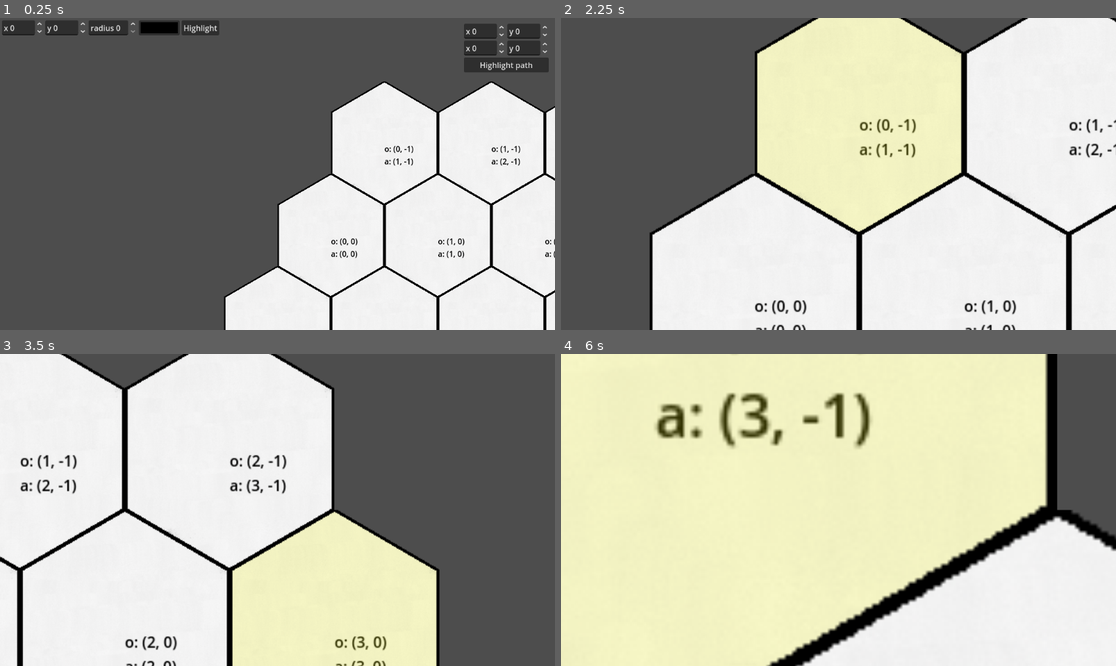
Above: before the commit, frames 1-4 (two rows, left to right).
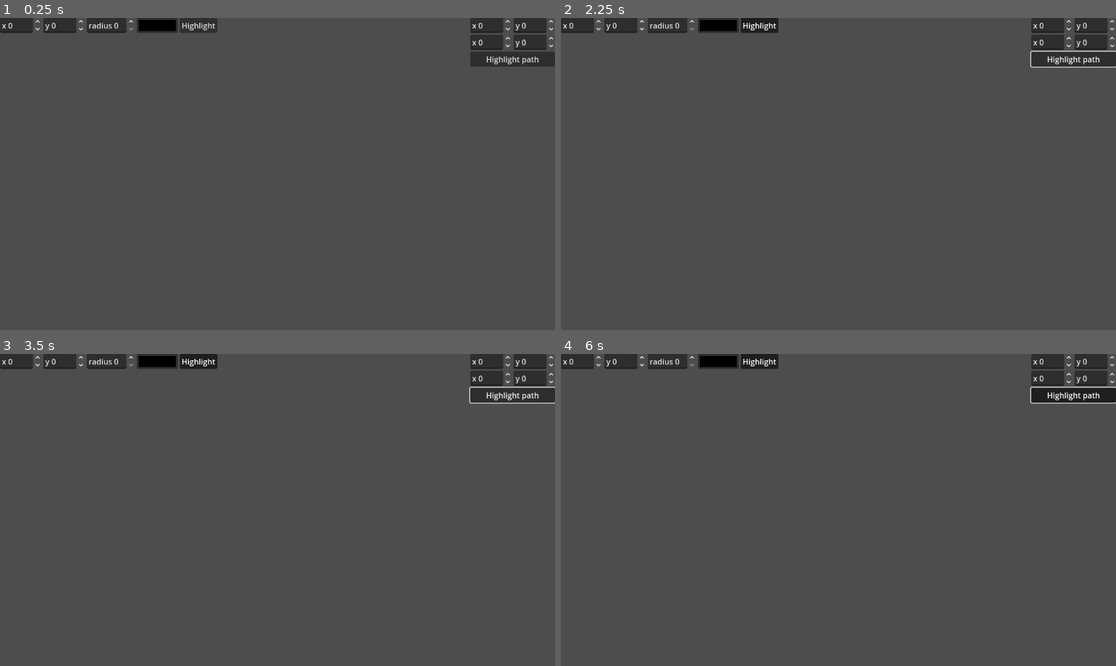
Above: after the commit, the same moments.

Repository: MHryciuk1/tactician
Game: Godot game, scene res://nodes/Tests/hex_grid_test.tscn
Two runs of this game, one before a commit and one after it. Both use one fixed random seed, a clock stepped at 60 frames per second and the inputs below.
Inputs (mouse positions are in pixels of both pictures, inside the frame that each line leads up to):
- Up to frame 1 (0.25 s): no input
- Up to frame 2 (2.25 s): click "Highlight" at 0.5 s; click "Highlight path" at 1.25 s; tap Enter at 2 s; move the mouse to (960, 158) at 2.02 s; hold D (Right) from 2.03 s (still down); tap Mouse wheel up (Zoom_In) at 2.1 s; click (960, 158) at 2.17 s
- Up to frame 3 (3.5 s): release D (Right) at 2.75 s; drag from (166, 525) to (249, 572) at 2.77 s
- Up to frame 4 (6 s): tap Space at 3.5, 5 s; move the mouse to (894, 441) at 3.52 s; hold D (Right) 3.53-4.25 s; tap Mouse wheel up (Zoom_In) at 3.6, 5.1 s; tap Enter at 4.25 s; drag from (810, 572) to (672, 463) at 4.27 s; move the mouse to (1005, 556) at 5.02 s; hold A (Left) 5.03-5.75 s; drag from (672, 463) to (755, 432) at 5.77 s

The runs differ from the first frame. In frame 1, 38% of the frame differs, in the area x 0-100%, y 0-100%; in frame 2, 72%; in frame 3, 68%; in frame 4, 95%.
Error after the commit: Invalid access to property or key 'color' on a base object of type 'null instance'. (res://Scripts/hex_grid_test.gd:8)

Commit message:
basic fog of war

Diff:
--- a/Scripts/hex_grid.gd
+++ b/Scripts/hex_grid.gd
@@ -15,6 +15,7 @@
 var cell_data : Dictionary = {}
 @export var hover_highlight_color : Color = Color.RED
 @onready var highlight_layer : TileMapLayer = %Highlight_Layer
+@onready var fog_layer : TileMapLayer = %Fog_Layer
 #kept as a sepreate function to make switching the representation of cell_data easier
 func insert_to_cell_data(data, cord) ->void:
 
@@ -136,7 +137,12 @@
 	if not erase:
 		var data : TileData= highlight_layer.get_cell_tile_data(hexes[0])
 		data.modulate = color
-	pass
+func obscure_hexes(hexes : Array) -> void:
+	for i in hexes:
+		fog_layer.set_cell(i,0, Vector2i(0,0),0)
+func reveal_hexes(hexes : Array) -> void:
+	for i in hexes:
+		fog_layer.erase_cell(i)
 func set_node_location(node : Node2D, cord : Vector2i) -> void :
 	var data = get_cell_data(cord)
 	if not data:
--- a/Scripts/hex_grid_test.gd
+++ b/Scripts/hex_grid_test.gd
@@ -2,10 +2,10 @@
 @onready var hex_grid = $Hex_Grid
 
 func _on_highlight_toggled(toggled_on: bool) -> void:
-	var x =$Moveable_Camera/Highlight_Container/X.value
-	var y = $Moveable_Camera/Highlight_Container/Y.value
-	var r = $Moveable_Camera/Highlight_Container/R.value
-	var color : Color =  $Moveable_Camera/Highlight_Container/Color_Picker_Button.color
+	var x =$UI/Highlight_Container/X.value
+	var y = $UI/Highlight_Container/Y.value
+	var r = $UI/Highlight_Container/R.value
+	var color : Color =  $Highlight_Container/Color_Picker_Button.color
 	var hexes : Array = hex_grid.get_valid_spaces(Vector2i(x,y),r,false)
 	if(toggled_on):
 		hex_grid.highlight_hexes(hexes,  color)
@@ -15,10 +15,10 @@
 
 
 func _on_highlight_path_toggled(toggled_on: bool) -> void:
-	var x1 = $Moveable_Camera/Path_Container/Cord_1/X.value
-	var y1 = $Moveable_Camera/Path_Container/Cord_1/Y.value
-	var x2 = $Moveable_Camera/Path_Container/Cord_2/X.value
-	var y2 = $Moveable_Camera/Path_Container/Cord_2/Y.value
+	var x1 = $UI/Path_Container/Cord_1/X.value
+	var y1 = $UI/Path_Container/Cord_1/Y.value
+	var x2 = $UI/Path_Container/Cord_2/X.value
+	var y2 = $UI/Path_Container/Cord_2/Y.value
 	var hexes :Array =  hex_grid.get_hexes_along_path_to(Vector2i(x1,y1),Vector2i(x2,y2), false)
 	if not hexes.is_empty():
 		if(toggled_on):
@@ -29,7 +29,9 @@
 
 func _on_hex_grid_cell_left_clicked(cell) -> void:
 	print(str("left clicked on ", cell))
+	hex_grid.obscure_hexes([cell])
 
 
 func _on_hex_grid_cell_right_clicked(cell) -> void:
 	print(str("right clicked on ", cell))
+	hex_grid.reveal_hexes([cell])
--- a/nodes/Tests/hex_grid_test.tscn
+++ b/nodes/Tests/hex_grid_test.tscn
@@ -12,75 +12,78 @@
 
 [node name="Moveable_Camera" parent="." instance=ExtResource("3_w3wsi")]
 
-[node name="Highlight_Container" type="HBoxContainer" parent="Moveable_Camera"]
-offset_left = -572.0
-offset_top = -319.0
-offset_right = -121.0
-offset_bottom = -288.0
+[node name="UI" type="CanvasLayer" parent="."]
+layer = 2
 
-[node name="X" type="SpinBox" parent="Moveable_Camera/Highlight_Container"]
+[node name="Highlight_Container" type="HBoxContainer" parent="UI"]
+offset_right = 451.0
+offset_bottom = 31.0
+
+[node name="X" type="SpinBox" parent="UI/Highlight_Container"]
 layout_mode = 2
 min_value = -100.0
 prefix = "x"
 
-[node name="Y" type="SpinBox" parent="Moveable_Camera/Highlight_Container"]
+[node name="Y" type="SpinBox" parent="UI/Highlight_Container"]
 layout_mode = 2
 min_value = -100.0
 prefix = "y"
 
-[node name="R" type="SpinBox" parent="Moveable_Camera/Highlight_Container"]
+[node name="R" type="SpinBox" parent="UI/Highlight_Container"]
 custom_minimum_size = Vector2(100, 0)
 layout_mode = 2
 prefix = "radius"
 
-[node name="Color_Picker_Button" type="ColorPickerButton" parent="Moveable_Camera/Highlight_Container"]
+[node name="Color_Picker_Button" type="ColorPickerButton" parent="UI/Highlight_Container"]
 layout_mode = 2
 text = "Pick Color"
 edit_alpha = false
 
-[node name="Highlight" type="Button" parent="Moveable_Camera/Highlight_Container"]
+[node name="Highlight" type="Button" parent="UI/Highlight_Container"]
 layout_mode = 2
 toggle_mode = true
 text = "Highlight"
 
-[node name="Path_Container" type="VBoxContainer" parent="Moveable_Camera"]
-offset_left = 387.0
-offset_top = -312.0
-offset_right = 563.0
-offset_bottom = -211.0
+[node name="Path_Container" type="VBoxContainer" parent="UI"]
+anchors_preset = 1
+anchor_left = 1.0
+anchor_right = 1.0
+offset_left = -176.0
+offset_bottom = 101.0
+grow_horizontal = 0
 
-[node name="Cord_1" type="HBoxContainer" parent="Moveable_Camera/Path_Container"]
+[node name="Cord_1" type="HBoxContainer" parent="UI/Path_Container"]
 layout_mode = 2
 
-[node name="X" type="SpinBox" parent="Moveable_Camera/Path_Container/Cord_1"]
+[node name="X" type="SpinBox" parent="UI/Path_Container/Cord_1"]
 layout_mode = 2
 min_value = -100.0
 prefix = "x"
 
-[node name="Y" type="SpinBox" parent="Moveable_Camera/Path_Container/Cord_1"]
+[node name="Y" type="SpinBox" parent="UI/Path_Container/Cord_1"]
 layout_mode = 2
 min_value = -100.0
 prefix = "y"
 
-[node name="Cord_2" type="HBoxContainer" parent="Moveable_Camera/Path_Container"]
+[node name="Cord_2" type="HBoxContainer" parent="UI/Path_Container"]
 layout_mode = 2
 
-[node name="X" type="SpinBox" parent="Moveable_Camera/Path_Container/Cord_2"]
+[node name="X" type="SpinBox" parent="UI/Path_Container/Cord_2"]
 layout_mode = 2
 min_value = -100.0
 prefix = "x"
 
-[node name="Y" type="SpinBox" parent="Moveable_Camera/Path_Container/Cord_2"]
+[node name="Y" type="SpinBox" parent="UI/Path_Container/Cord_2"]
 layout_mode = 2
 min_value = -100.0
 prefix = "y"
 
-[node name="Highlight" type="Button" parent="Moveable_Camera/Path_Container"]
+[node name="Highlight" type="Button" parent="UI/Path_Container"]
 layout_mode = 2
 toggle_mode = true
 text = "Highlight path"
 
 [connection signal="cell_left_clicked" from="Hex_Grid" to="." method="_on_hex_grid_cell_left_clicked"]
 [connection signal="cell_right_clicked" from="Hex_Grid" to="." method="_on_hex_grid_cell_right_clicked"]
-[connection signal="toggled" from="Moveable_Camera/Highlight_Container/Highlight" to="." method="_on_highlight_toggled"]
-[connection signal="toggled" from="Moveable_Camera/Path_Container/Highlight" to="." method="_on_highlight_path_toggled"]
+[connection signal="toggled" from="UI/Highlight_Container/Highlight" to="." method="_on_highlight_toggled"]
+[connection signal="toggled" from="UI/Path_Container/Highlight" to="." method="_on_highlight_path_toggled"]
--- a/nodes/UI/hex_grid.tscn
+++ b/nodes/UI/hex_grid.tscn
@@ -1,7 +1,8 @@
-[gd_scene load_steps=7 format=3 uid="uid://dn76l7tnyncxh"]
+[gd_scene load_steps=10 format=3 uid="uid://dn76l7tnyncxh"]
 
 [ext_resource type="Texture2D" uid="uid://dnhw7jeu7ppme" path="res://Assets/Placeholder/Art/blank_hex.png" id="1_fa2rr"]
 [ext_resource type="Script" uid="uid://5emsgmhd5nvl" path="res://Scripts/hex_grid.gd" id="2_jylf2"]
+[ext_resource type="Texture2D" uid="uid://bf50ngn7p03ys" path="res://Assets/Placeholder/Art/fog_hex.png" id="3_jylf2"]
 
 [sub_resource type="TileSetAtlasSource" id="TileSetAtlasSource_snye5"]
 texture = ExtResource("1_fa2rr")
@@ -25,11 +26,26 @@
 tile_size = Vector2i(222, 256)
 sources/0 = SubResource("TileSetAtlasSource_fa2rr")
 
+[sub_resource type="TileSetAtlasSource" id="TileSetAtlasSource_axhjj"]
+texture = ExtResource("3_jylf2")
+texture_region_size = Vector2i(222, 256)
+0:0/0 = 0
+
+[sub_resource type="TileSet" id="TileSet_wtne2"]
+tile_shape = 3
+tile_size = Vector2i(222, 256)
+sources/0 = SubResource("TileSetAtlasSource_axhjj")
+
 [node name="Hex_Grid" type="TileMapLayer"]
 tile_set = SubResource("TileSet_axhjj")
 script = ExtResource("2_jylf2")
 
 [node name="Highlight_Layer" type="TileMapLayer" parent="."]
 unique_name_in_owner = true
+z_index = 2
+tile_set = SubResource("TileSet_jylf2")
+
+[node name="Fog_Layer" type="TileMapLayer" parent="."]
+unique_name_in_owner = true
 z_index = 1
-tile_set = SubResource("TileSet_jylf2")
+tile_set = SubResource("TileSet_wtne2")
